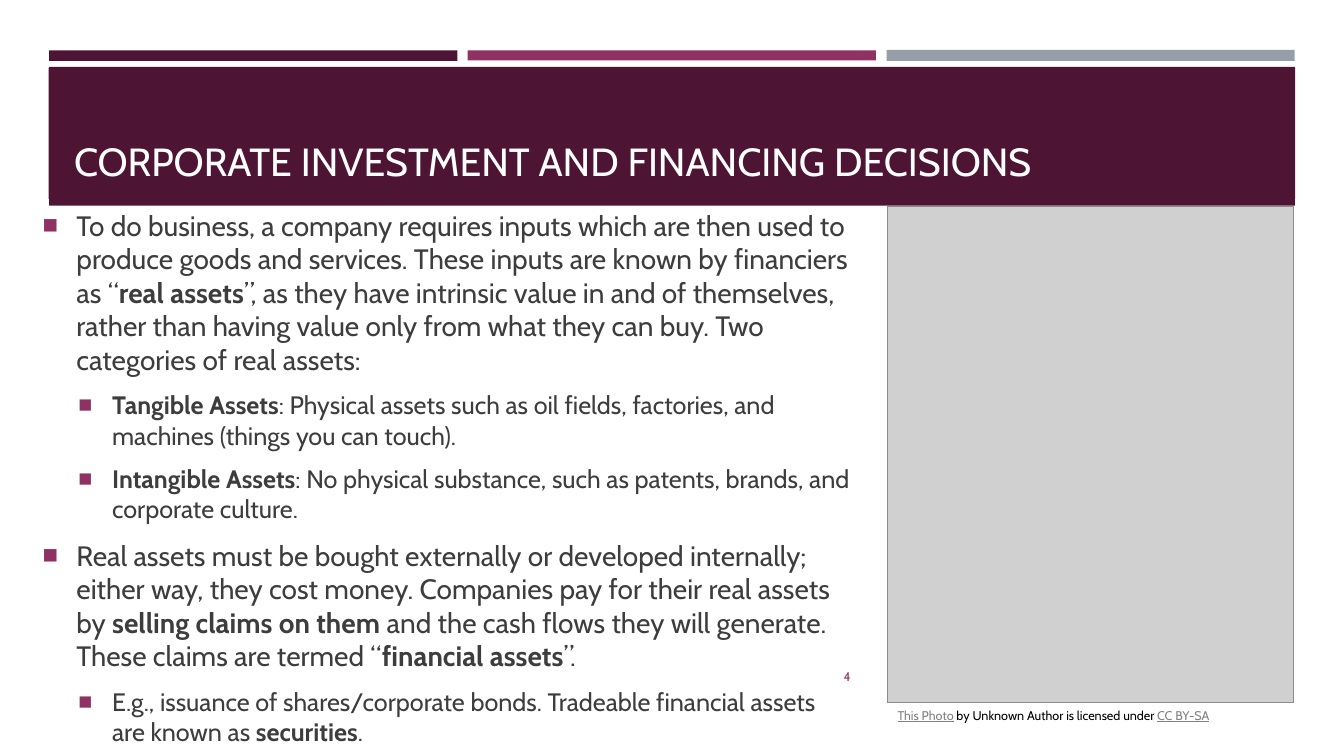
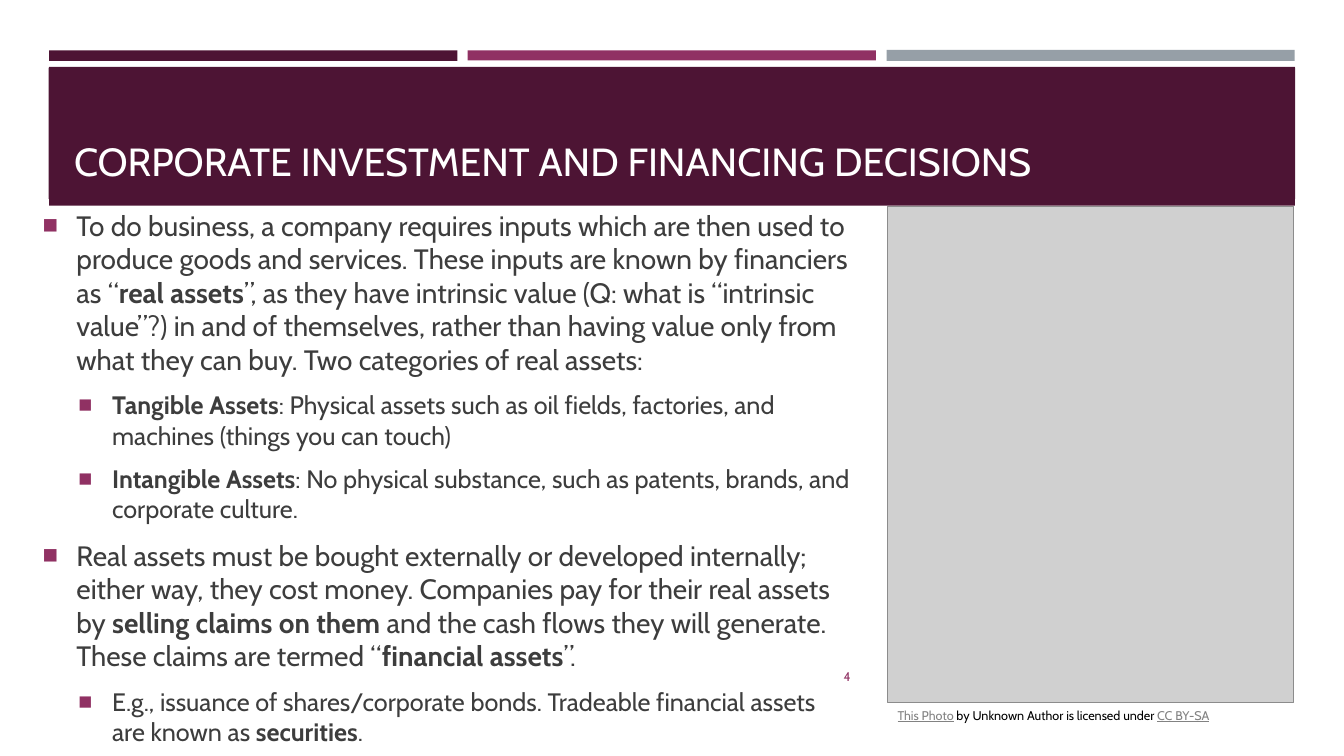
Before and after one commit to kennethkhoocy/teaching, a slide deck: slide 4 of CorpFin/2. Corporate Finance and Present Values.pptx. Drawn at 1344x756 pixels with LibreOffice and Linux fonts; fonts in the diff are those of the drawing; grey boxes stand for pictures. Boxes give left, top, right and bottom in pixels: in the first picture for what was removed or moved away, otherwise in the second. Text is boxed around its words. In the diff, an @@ line names an element or a change of style, - is before the commit and + after.

```diff
--- a/CorpFin/2. Corporate Finance and Present Values.pptx
+++ b/CorpFin/2. Corporate Finance and Present Values.pptx
@@ text at (x1=76, y1=215, x2=848, y2=451): text changed @@
-■ To do business, a company requires inputs which are then used to produce goods and services. These inputs are known by financiers as “real assets”, as they have intrinsic value in and of themselves, rather than having value only from what they can buy. Two categories of real assets:
-  ■ Tangible Assets: Physical assets such as oil fields, factories, and machines (things you can touch).
+■ To do business, a company requires inputs which are then used to produce goods and services. These inputs are known by financiers as “real assets”, as they have intrinsic value (Q: what is “intrinsic value”?) in and of themselves, rather than having value only from what they can buy. Two categories of real assets:
+  ■ Tangible Assets: Physical assets such as oil fields, factories, and machines (things you can touch)
```
Also in this commit, not shown: 3 slides added.
